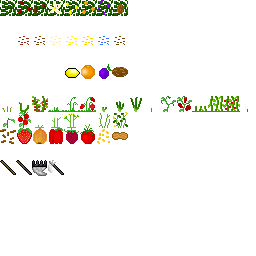
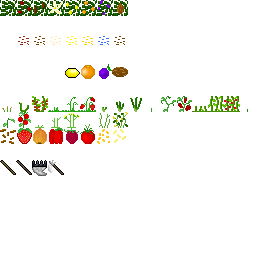
Two versions of the same layered image (w=256, h=256). Layer-by-layer changes:
added layer "Pasted Layer #57" above "Pasted Layer #56" over [113, 129, 126, 143]
hid "Pasted Layer #53" over [112, 132, 128, 140]
